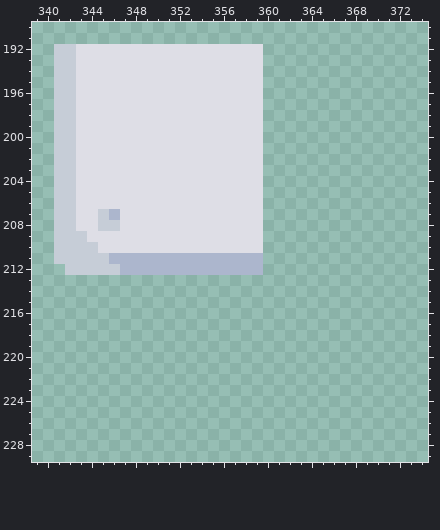
One commit to this pixel-art file: core/resource/world/bedroom/bedroom.aseprite. That is the earlier state.
536x512 pixels, 1 frame. Pixels under 10% opacity are left out. Colours within 5 levels of each other are drawn and written as one. Shown: x 339..374, y 190..229. The commit also changed other parts of the picture, which this record leaves out.
New version:
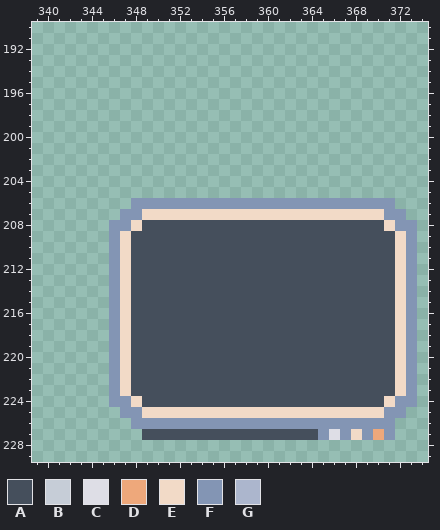
Palette (. is transparent): A #454f5c  B #c6cdd7  C #dedee6  D #eea87b  E #f2dac7  F #8395b4  G #acb6cd
Difference:
Layer "Flattened":
y 192..205: x 341..359 BBCCCCCCCCCCCCCCCCC -> ...................
y 206: x 341..371 BBCCCCCCCCCCCCCCCCC............ -> .......FFFFFFFFFFFFFFFFFFFFFFFF
y 207: x 341..372 BBCCBGCCCCCCCCCCCCC............. -> ......FFEEEEEEEEEEEEEEEEEEEEEEFF
y 208: x 341..373 BBCCBBCCCCCCCCCCCCC.............. -> .....FFEAAAAAAAAAAAAAAAAAAAAAAEFF
y 209: x 341..373 BBBCCCCCCCCCCCCCCCC.............. -> .....FEAAAAAAAAAAAAAAAAAAAAAAAAEF
y 210: x 341..373 BBBBCCCCCCCCCCCCCCC.............. -> .....FEAAAAAAAAAAAAAAAAAAAAAAAAEF
y 211: x 341..373 BBBBBGGGGGGGGGGGGGG.............. -> .....FEAAAAAAAAAAAAAAAAAAAAAAAAEF
y 212: x 342..373 BBBBBGGGGGGGGGGGGG.............. -> ....FEAAAAAAAAAAAAAAAAAAAAAAAAEF
y 213..223: x 346..373 ............................ -> FEAAAAAAAAAAAAAAAAAAAAAAAAEF
y 224: x 346..373 ............................ -> FFEAAAAAAAAAAAAAAAAAAAAAAEFF
y 225: x 347..372 .......................... -> FFEEEEEEEEEEEEEEEEEEEEEEFF
y 226: x 348..371 ........................ -> FFFFFFFFFFFFFFFFFFFFFFFF
y 227: x 349..371 ....................... -> AAAAAAAAAAAAAAAAFCFEFDF
Pixel boxes of the changes (left, top, right, bottom) in both pictures:
changed: (54, 44, 417, 440)
